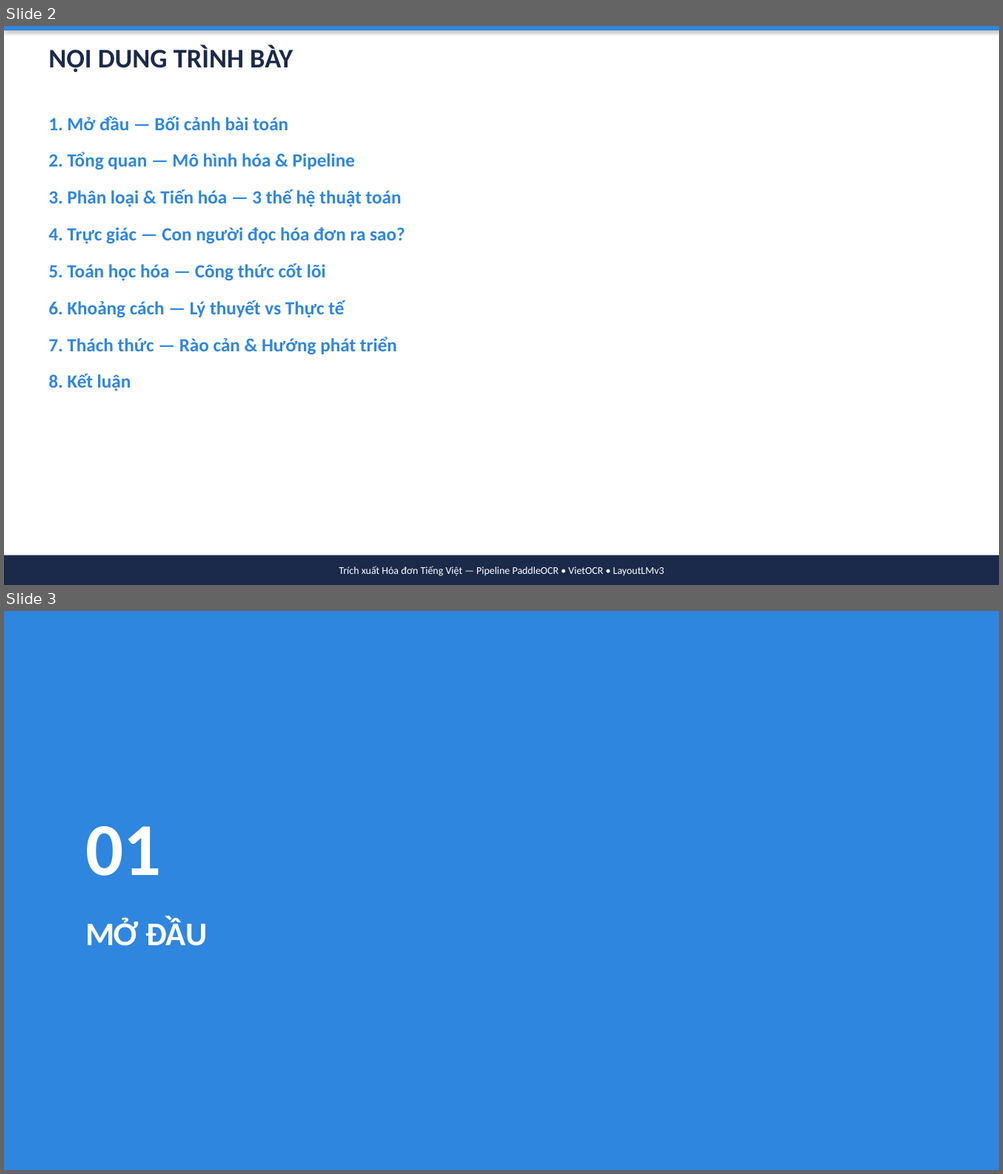
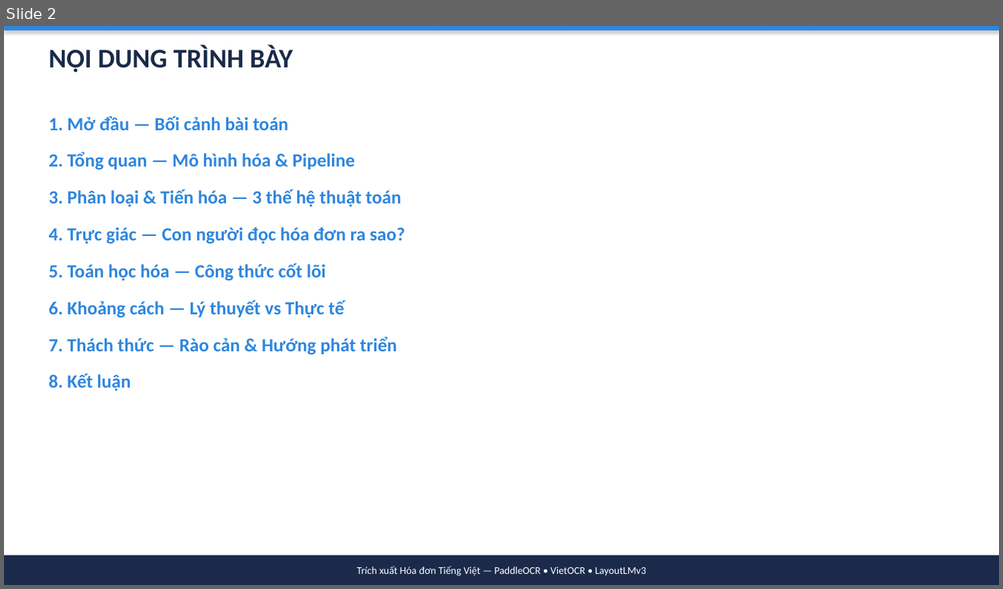
Before and after one commit to simasangggg/smartvn-report, a slide deck: slides/OCR-Presentation.pptx. Shown one above the other, each under a label of ours: slides 2 and 3 before the commit, slide 2 after it. The pictures are 1003x1174 and 1003x589 pixels, drawn with LibreOffice and Linux fonts; fonts in the diff are those of the drawing. Boxes give left, top, right and bottom in pixels: in the first picture for what was removed or moved away, otherwise in the second. Text is boxed around its words. In the diff, an @@ line names an element or a change of style, - is before the commit and + after.

Commit message:
refactor: OCR PPTX 21 slides với hình minh họa
- Giảm 29 → 21 slides (bỏ section dividers)
- Thêm 5 hình minh họa: Pipeline, Three-tiers, DB algorithm, VietOCR attention, LayoutLMv3
- Nội dung đầy đủ 8 phần như file PDF gốc

```diff
--- a/slides/OCR-Presentation.pptx
+++ b/slides/OCR-Presentation.pptx
@@ slide 3 removed at [4,611,999,1170], background #2E86DE @@
@@ text removed at [86,826,162,876] @@
-01
@@ text removed at [86,918,207,946] @@
-MỞ ĐẦU
@@ slide 2 changed as well @@
@@ text in rectangle at [357,566,646,577]: text changed @@
-Trích xuất Hóa đơn Tiếng Việt — Pipeline PaddleOCR • VietOCR • LayoutLMv3
+Trích xuất Hóa đơn Tiếng Việt — PaddleOCR • VietOCR • LayoutLMv3
```
Also in this commit, not shown: 20 other slides changed, 7 other slides removed, 6 other files.
